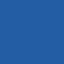
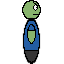
Layered file, before and after one edit (64x64). Changes by layer:
added layer "final" above "Body" over [22, 0, 41, 64]
added layer "Body" above "Head" over [22, 17, 41, 64]
added layer "Head" above "Background" over [22, 0, 41, 20]
painted on "Background" over [0, 0, 64, 64]
